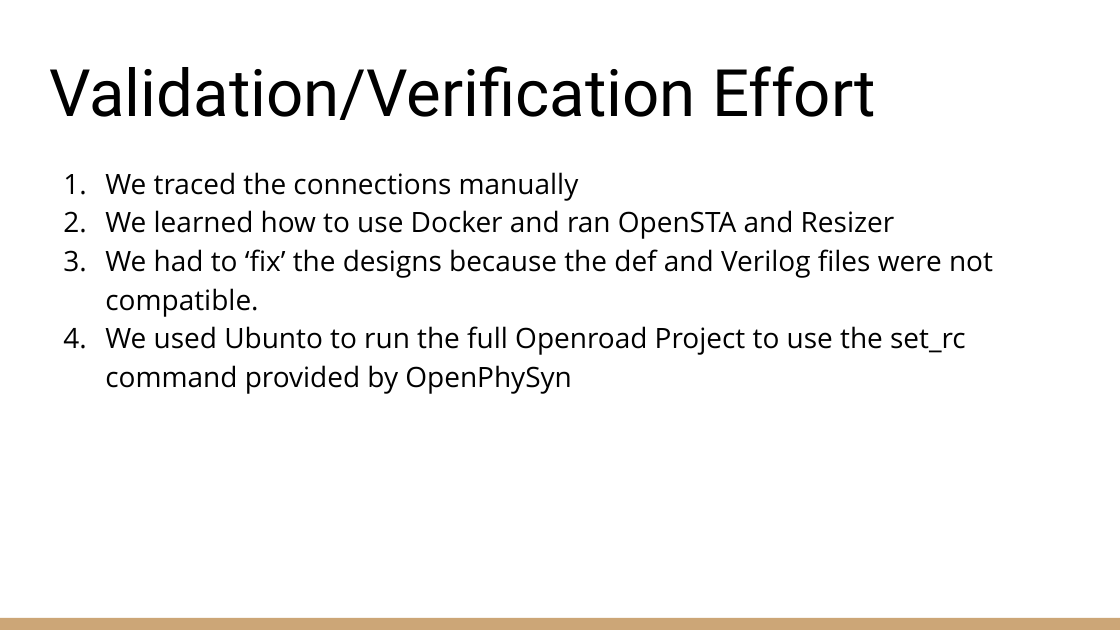
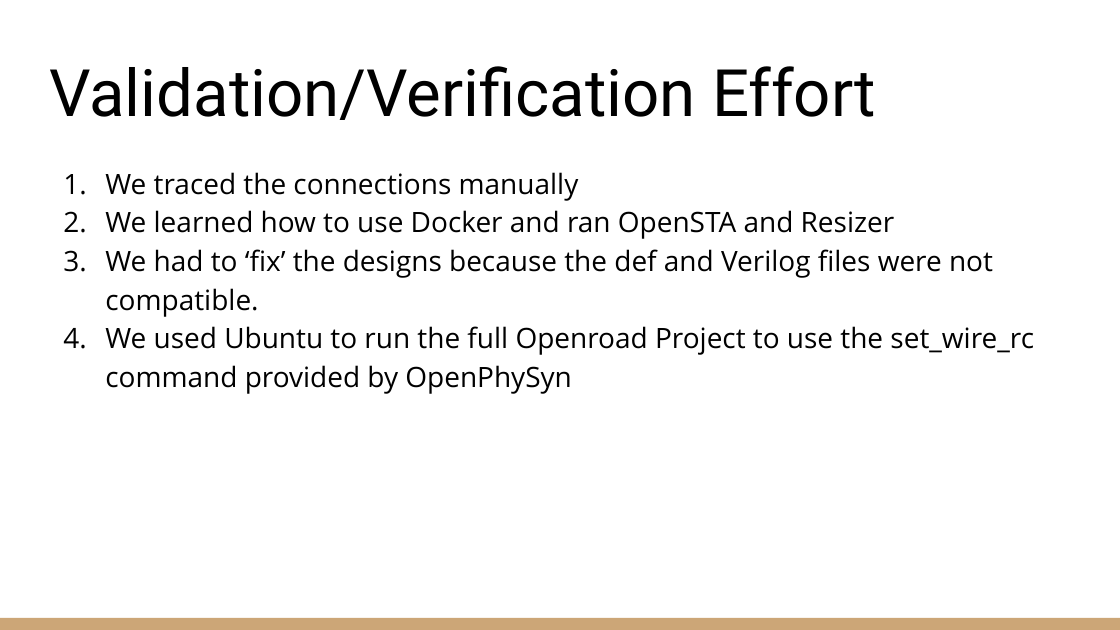
Before and after one commit to eedxwang/SPEF-Extractor, a slide deck: slide 17 of Presentation/SPEF Extractor MS2.pptx. Drawn at 1120x630 pixels with LibreOffice and Linux fonts; fonts in the diff are those of the drawing. Boxes give left, top, right and bottom in pixels: in the first picture for what was removed or moved away, otherwise in the second. Text is boxed around its words. In the diff, an @@ line names an element or a change of style, - is before the commit and + after.

```diff
--- a/Presentation/SPEF Extractor MS2.pptx
+++ b/Presentation/SPEF Extractor MS2.pptx
@@ text at (105, 326, 1034, 394): text changed @@
-4. We used Ubunto to run the full Openroad Project to use the set_rc command provided by OpenPhySyn
+4. We used Ubuntu to run the full Openroad Project to use the set_wire_rc command provided by OpenPhySyn
```
Also in this commit, not shown: 1 other slide changed.
